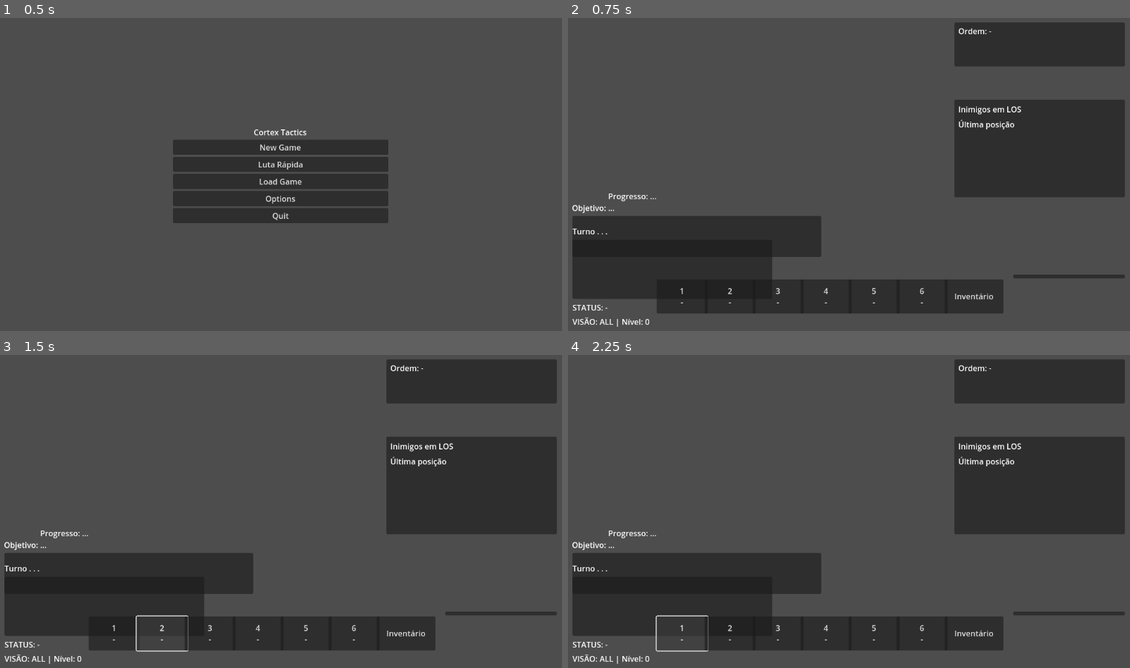
Above: before the commit, frames 1-4 (two rows, left to right).
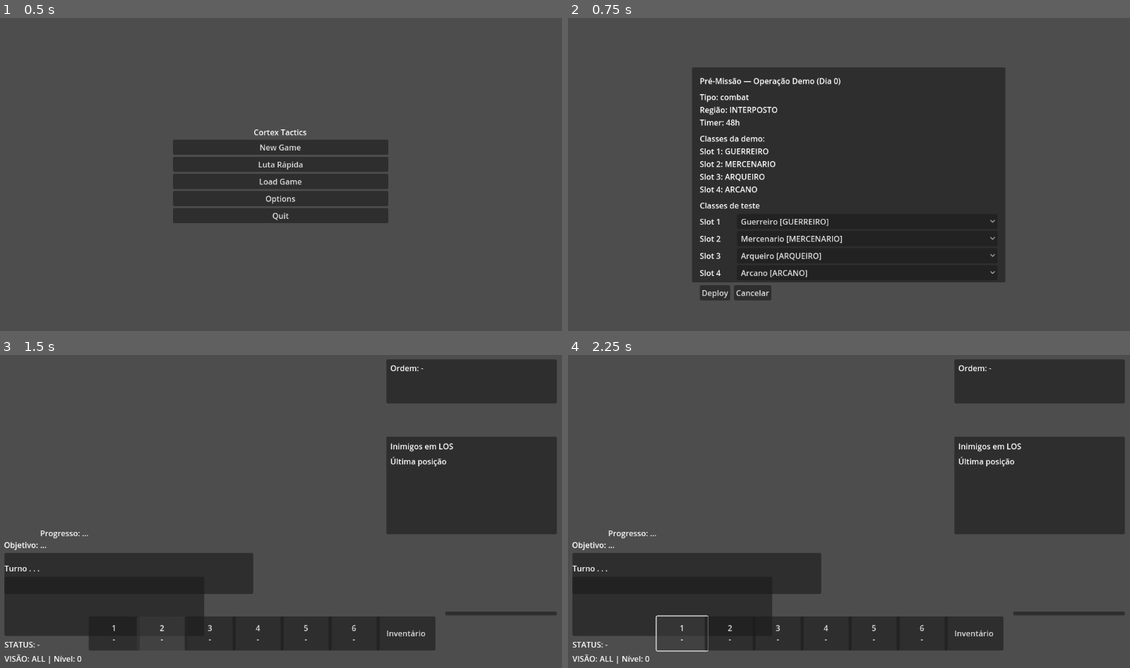
Above: after the commit, the same moments.

Repository: andrecc2507/JOGO
Game: Godot game, scene res://scene/ui/main_menu.tscn
The game is run twice, just before and just after one commit, with the same random seed, the same clock (stepped at 60 frames per second) and the same inputs. The engine's default icon, where the game draws it, is replaced by a stand-in: a white triangle on a blue panel in a dark square.
Inputs (mouse positions are in pixels of both pictures, inside the frame that each line leads up to):
- Up to frame 1 (0.5 s): no input
- Up to frame 2 (0.75 s): click "Luta Rápida" at 0.5 s
- Up to frame 3 (1.5 s): click (146, 630) at 1.25 s, where only the run after the commit has a clickable "Deploy"
- Up to frame 4 (2.25 s): click "1 -" at 2 s

Frame 1 is identical in both runs. In frame 2, 53% of the frame differs, in the area x 0-99%, y 1-99%; in frame 3, 0.1%; in frame 4, nothing differs.

Commit message:
Corrigir tipagem na seleção de classes da demo

Diff:
--- a/scene/ui/pre_mission_screen.tscn
+++ b/scene/ui/pre_mission_screen.tscn
@@ -44,6 +44,15 @@
 layout_mode = 2
 autowrap_mode = 3
 
+[node name="DemoClassSection" type="VBoxContainer" parent="Panel/Content"]
+layout_mode = 2
+visible = false
+theme_override_constants/separation = 6
+
+[node name="DemoClassTitle" type="Label" parent="Panel/Content/DemoClassSection"]
+layout_mode = 2
+text = "Classes de teste"
+
 [node name="Buttons" type="HBoxContainer" parent="Panel/Content"]
 layout_mode = 2
 theme_override_constants/separation = 8
--- a/scripts/integration/tactical_bridge.gd
+++ b/scripts/integration/tactical_bridge.gd
@@ -12,6 +12,7 @@
 
 const TACTICAL_SCENE_PATH := "res://scene/tactical_battle.tscn"
 const MACRO_SCENE_PATH := "res://scene/ui/map_screen.tscn"
+const DEMO_TEMPLATE_ID := "demo_day0_loop"
 
 var active_mission_seed: MissionSeed
 var last_result: MissionResult
@@ -28,6 +29,20 @@
 	var world_state = _get_world_state()
 	if world_state != null:
 		world_state.ensure_roster_seeded_if_empty()
+	var is_demo := String(seed.template_id) == DEMO_TEMPLATE_ID
+	var demo_classes: Array = []
+	var demo_seed := int(seed.seed)
+	if is_demo:
+		var rng := RandomNumberGenerator.new()
+		rng.randomize()
+		demo_seed = int(rng.randi())
+		if world_state != null:
+			var selection: Array = world_state.progression.get("demo_class_selection", [])
+			for entry in selection:
+				var class_id := String(entry)
+				if class_id != "":
+					demo_classes.append(class_id)
+			world_state.progression.erase("demo_class_selection")
 	var roster: Array = []
 	if world_state != null:
 		var party_ids: Array = seed.party_ids if seed.party_ids != null else []
@@ -38,13 +53,14 @@
 				continue
 			if party_ids.is_empty() or party_ids.has(String(hero.get("id", ""))):
 				roster.append(hero.duplicate(true))
-	var mission_def = _build_tactical_mission(seed, world_state)
+	var mission_def = _build_tactical_mission(seed, world_state, demo_seed, is_demo)
 	_pending_config = {
 		"mission": mission_def,
 		"roster": roster,
-		"seed": seed.seed,
+		"seed": demo_seed,
 		"mission_seed": seed,
-		"consumables": seed.consumables
+		"consumables": seed.consumables,
+		"demo_classes": demo_classes
 	}
 	var tactical := _find_tactical_controller()
 	if tactical != null:
@@ -73,27 +89,30 @@
 	var roster: Array = _pending_config.get("roster", [])
 	tactical.start_mission(_pending_config, roster)
 
-func _build_tactical_mission(seed: MissionSeed, world_state: Node) -> Dictionary:
+func _build_tactical_mission(seed: MissionSeed, world_state: Node, seed_override: int = 0, is_demo: bool = false) -> Dictionary:
 	var day_value = 1
 	if world_state != null:
 		day_value = int(world_state.day)
 	var mission_def: Dictionary = {}
 	var map_profile: Dictionary = seed.map_profile if seed.map_profile != null else {}
+	var effective_seed := seed_override if seed_override != 0 else seed.seed
 	if map_profile.is_empty():
-		var missions = MissionGeneratorRef.generate_hub_missions(seed.seed, day_value)
+		var missions = MissionGeneratorRef.generate_hub_missions(effective_seed, day_value)
 		if not missions.is_empty():
 			mission_def = missions[0].get("mission", {})
 	else:
 		var mission_type := String(seed.mission_type if seed.mission_type != "" else seed.type)
 		var difficulty := _difficulty_from_risk(int(seed.risk))
-		mission_def = MissionGeneratorRef.generate_from_seed(seed.seed, mission_type, map_profile, difficulty)
+		mission_def = MissionGeneratorRef.generate_from_seed(effective_seed, mission_type, map_profile, difficulty)
 	if map_profile.is_empty() and seed.map_id == "" and seed.biome_id != "":
 		var mission_type_fallback := String(seed.mission_type if seed.mission_type != "" else seed.type)
 		var difficulty_fallback := _difficulty_from_risk(int(seed.risk))
-		var biome_map := BiomeMapGeneratorRef.generate(seed.seed, seed.biome_id, mission_type_fallback, difficulty_fallback, {})
+		var biome_map := BiomeMapGeneratorRef.generate(effective_seed, seed.biome_id, mission_type_fallback, difficulty_fallback, {})
 		mission_def.merge(biome_map, true)
+	if is_demo:
+		mission_def["enemy_profile"] = [{"archetype": "skirmisher", "count": 3}]
 	mission_def["id"] = seed.mission_id
-	mission_def["seed"] = seed.seed
+	mission_def["seed"] = effective_seed
 	mission_def["boss_id"] = seed.boss_id
 	mission_def["type"] = seed.mission_type if seed.mission_type != "" else seed.type
 	mission_def["map_id"] = seed.map_id
--- a/scripts/tactical/tactical_controller.gd
+++ b/scripts/tactical/tactical_controller.gd
@@ -86,6 +86,7 @@
 var _dead_hero_ids: Array[String] = []
 var _mission_enemy_total: int = 0
 var _mission_seed_data: MissionSeed
+var _demo_classes: Array[String] = []
 var _stealth_active: bool = false
 var _stealth_state: String = ""
 var _stealth_predeploy_bounds := Rect2i()
@@ -653,6 +654,11 @@
 
 	_mission_roster = config.get("roster", [])
 	_mission_seed_data = config.get("mission_seed", null)
+	_demo_classes.clear()
+	for entry in config.get("demo_classes", []):
+		var class_id := String(entry)
+		if class_id != "":
+			_demo_classes.append(class_id)
 	_player_roster_ids.clear()
 	_player_roster_names.clear()
 	_dead_hero_ids.clear()
@@ -777,6 +783,7 @@
 	_mission_consumables.clear()
 	_consumables_used.clear()
 	_item_used_this_turn = false
+	_demo_classes.clear()
 	_stealth_active = false
 	_stealth_state = ""
 	_predeploy_units.clear()
@@ -823,7 +830,9 @@
 	var player_spawns: Array = mission.get("player_spawns", [])
 	var enemy_spawns: Array = mission.get("enemy_spawns", [])
 	var player_count = max(2, player_spawns.size())
-	if not _mission_roster.is_empty():
+	if not _demo_classes.is_empty():
+		player_count = _demo_classes.size()
+	elif not _mission_roster.is_empty():
 		player_count = _mission_roster.size()
 	var enemy_profile: Array = mission.get("enemy_profile", [])
 	var enemy_count = max(3, enemy_spawns.size())
@@ -844,7 +853,9 @@
 	for i in range(player_count):
 		var cell: Vector2i = _spawn_cell_for_player(i, player_spawns)
 		var u: Unit
-		if not _mission_roster.is_empty():
+		if not _demo_classes.is_empty():
+			u = _make_player_unit_from_class(_demo_classes[i], i)
+		elif not _mission_roster.is_empty():
 			u = _make_player_unit_from_roster(_mission_roster[i])
 		else:
 			u = _make_player_unit(i)
@@ -944,6 +955,28 @@
 	if _global_pa_bonus != 0:
 		u.pa_max = max(1, u.pa_max + _global_pa_bonus)
 	var kit_id = "ranger" if idx == 0 else "vanguard"
+	u.abilities = _kit_for_id(kit_id)
+	if not _player_roster_ids.has(u.hero_id):
+		_player_roster_ids.append(u.hero_id)
+		_player_roster_names[u.hero_id] = u.unit_name
+	return u
+
+func _make_player_unit_from_class(class_id: String, idx: int) -> Unit:
+	var u: Unit = unit_scene.instantiate()
+	u.team = 0
+	var classes_db := RPGClassesRef.new()
+	var normalized_id := class_id.strip_edges().to_upper()
+	var class_def: Dictionary = classes_db.get_class_data(normalized_id)
+	if class_def.is_empty():
+		normalized_id = "GUERREIRO"
+		class_def = classes_db.get_class_data(normalized_id)
+	u.apply_class(normalized_id)
+	u.hero_id = "demo_%02d" % (idx + 1)
+	var label := String(class_def.get("label", normalized_id))
+	u.unit_name = "Demo %s" % label
+	if _global_pa_bonus != 0:
+		u.pa_max = max(1, u.pa_max + _global_pa_bonus)
+	var kit_id := String(class_def.get("kit_id", "vanguard"))
 	u.abilities = _kit_for_id(kit_id)
 	if not _player_roster_ids.has(u.hero_id):
 		_player_roster_ids.append(u.hero_id)
@@ -6340,7 +6373,8 @@
 	var base = [
 		Vector2i(1, map_h - 2),
 		Vector2i(2, map_h - 3),
-		Vector2i(1, map_h - 4)
+		Vector2i(1, map_h - 4),
+		Vector2i(2, map_h - 5)
 	]
 	return base[min(idx, base.size() - 1)]
 
--- a/scripts/ui/main_menu.gd
+++ b/scripts/ui/main_menu.gd
@@ -9,6 +9,7 @@
 const SettingsRef := preload("res://scripts/core/settings.gd")
 
 const MAP_SCENE := "res://scene/ui/map_screen.tscn"
+const PRE_MISSION_SCREEN_SCENE := "res://scene/ui/pre_mission_screen.tscn"
 
 @onready var new_game_button: Button = $MainLayout/ButtonContainer/NewGameButton
 @onready var quick_fight_button: Button = $MainLayout/ButtonContainer/QuickFightButton
@@ -100,13 +101,9 @@
 	if card.is_empty():
 		push_warning("Nenhuma missão disponível para teste.")
 		return
-	var mission_seed = world_state.build_mission_seed(card)
-	var bridge = get_tree().get_first_node_in_group("tactical_bridge")
-	if bridge != null and bridge.has_method("start_mission"):
-		world_state.progression["pending_mission_id"] = String(card.get("mission_id", ""))
-		bridge.start_mission(mission_seed)
-	else:
-		push_warning("TacticalBridge não encontrado.")
+	world_state.progression["pending_mission_card"] = card.duplicate(true)
+	world_state.progression["pending_mission_action"] = "DO"
+	get_tree().change_scene_to_file(PRE_MISSION_SCREEN_SCENE)
 
 func _on_load_game_pressed() -> void:
 	load_panel.visible = true
--- a/scripts/ui/pre_mission_screen.gd
+++ b/scripts/ui/pre_mission_screen.gd
@@ -1,15 +1,21 @@
 extends Control
 
 const MAP_SCREEN_SCENE := "res://scene/ui/map_screen.tscn"
+const RPGClassesRef := preload("res://scripts/rpg/classes_db.gd")
+const DEMO_TEMPLATE_ID := "demo_day0_loop"
 
 @onready var title_label: Label = $Panel/Content/TitleLabel
 @onready var details_label: Label = $Panel/Content/DetailsLabel
 @onready var party_label: Label = $Panel/Content/PartyLabel
+@onready var demo_class_section: VBoxContainer = $Panel/Content/DemoClassSection
 @onready var deploy_button: Button = $Panel/Content/Buttons/DeployButton
 @onready var cancel_button: Button = $Panel/Content/Buttons/CancelButton
 
 var world_state: Node
 var _card: Dictionary = {}
+var _is_demo_mission := false
+var _demo_class_ids: Array[String] = []
+var _demo_class_selectors: Array[OptionButton] = []
 
 func _ready() -> void:
 	world_state = get_tree().get_first_node_in_group("world_state")
@@ -25,6 +31,7 @@
 		details_label.text = "Nenhuma missão selecionada."
 		deploy_button.disabled = true
 		return
+	_is_demo_mission = String(_card.get("template_id", "")) == DEMO_TEMPLATE_ID
 	var template := _template_for_id(String(_card.get("template_id", "")))
 	var mission_name := String(template.get("name", "Missão"))
 	var mission_type := String(_card.get("mission_type", _card.get("type", "")))
@@ -33,10 +40,23 @@
 	var hours_left := int(ceil(float(timer_minutes) / 60.0))
 	title_label.text = "Pré-Missão — %s" % mission_name
 	details_label.text = "Tipo: %s\nRegião: %s\nTimer: %dh" % [mission_type, region_id, hours_left]
+	_setup_demo_class_section()
 	_refresh_party()
 
 func _refresh_party() -> void:
 	if world_state == null:
+		return
+	if _is_demo_mission:
+		var selections := _collect_demo_class_selection()
+		var lines: Array[String] = []
+		for i in range(selections.size()):
+			lines.append("Slot %d: %s" % [i + 1, selections[i]])
+		if lines.is_empty():
+			party_label.text = "Escolha as classes da demo."
+			deploy_button.disabled = true
+		else:
+			party_label.text = "Classes da demo:\n" + "\n".join(lines)
+			deploy_button.disabled = false
 		return
 	var lines: Array[String] = []
 	var party_ids: Array = world_state.active_party_ids
@@ -57,6 +77,11 @@
 func _on_deploy_pressed() -> void:
 	if world_state == null or _card.is_empty():
 		return
+	if _is_demo_mission:
+		var selections := _collect_demo_class_selection()
+		if selections.is_empty():
+			return
+		world_state.progression["demo_class_selection"] = selections
 	var seed = world_state.build_mission_seed(_card)
 	world_state.progression["pending_mission_id"] = String(_card.get("mission_id", ""))
 	world_state.progression.erase("pending_mission_card")
@@ -71,6 +96,7 @@
 	if world_state != null:
 		world_state.progression.erase("pending_mission_card")
 		world_state.progression.erase("pending_mission_action")
+		world_state.progression.erase("demo_class_selection")
 	get_tree().change_scene_to_file(MAP_SCREEN_SCENE)
 
 func _template_for_id(template_id: String) -> Dictionary:
@@ -80,3 +106,95 @@
 		if String(template.get("id", "")) == template_id:
 			return template
 	return {}
+
+func _setup_demo_class_section() -> void:
+	if demo_class_section == null:
+		return
+	if not _is_demo_mission:
+		demo_class_section.visible = false
+		return
+	demo_class_section.visible = true
+	var class_list := demo_class_section.get_node_or_null("ClassList") as VBoxContainer
+	if class_list == null:
+		class_list = VBoxContainer.new()
+		class_list.name = "ClassList"
+		class_list.add_theme_constant_override("separation", 4)
+		demo_class_section.add_child(class_list)
+	for child in class_list.get_children():
+		child.queue_free()
+	_demo_class_selectors.clear()
+	_demo_class_ids = _load_demo_class_ids()
+	var default_order: Array[String] = ["GUERREIRO", "MERCENARIO", "ARQUEIRO", "ARCANO"]
+	for i in range(4):
+		var row := HBoxContainer.new()
+		row.add_theme_constant_override("separation", 6)
+		var label := Label.new()
+		label.text = "Slot %d" % (i + 1)
+		label.custom_minimum_size = Vector2(70, 0)
+		var selector := OptionButton.new()
+		selector.size_flags_horizontal = Control.SIZE_EXPAND_FILL
+		for class_id in _demo_class_ids:
+			var class_label := _label_for_class_id(class_id)
+			var item_index := selector.item_count
+			selector.add_item(class_label)
+			selector.set_item_metadata(item_index, class_id)
+		var default_id: String = ""
+		if i < default_order.size():
+			default_id = default_order[i]
+		_select_option_by_class_id(selector, default_id)
+		selector.item_selected.connect(_on_demo_class_changed)
+		row.add_child(label)
+		row.add_child(selector)
+		class_list.add_child(row)
+		_demo_class_selectors.append(selector)
+
+func _load_demo_class_ids() -> Array[String]:
+	var classes_db := RPGClassesRef.new()
+	var all_classes: Dictionary = classes_db.get_all_class_data()
+	var entries: Array = []
+	for class_id in all_classes.keys():
+		var def: Dictionary = all_classes[class_id]
+		entries.append({
+			"id": String(class_id),
+			"label": String(def.get("label", class_id))
+		})
+	entries.sort_custom(func(a, b): return String(a.get("label", "")).casecmp_to(String(b.get("label", ""))) < 0)
+	var ids: Array[String] = []
+	for entry in entries:
+		ids.append(String(entry.get("id", "")))
+	return ids
+
+func _label_for_class_id(class_id: String) -> String:
+	var classes_db := RPGClassesRef.new()
+	var def: Dictionary = classes_db.get_class_data(class_id)
+	var label := String(def.get("label", class_id))
+	if label == "":
+		label = class_id
+	return "%s [%s]" % [label, class_id]
+
+func _select_option_by_class_id(selector: OptionButton, class_id: String) -> void:
+	if selector == null:
+		return
+	if class_id == "":
+		selector.select(0)
+		return
+	for i in range(selector.item_count):
+		if String(selector.get_item_metadata(i)) == class_id:
+			selector.select(i)
+			return
+	selector.select(0)
+
+func _collect_demo_class_selection() -> Array[String]:
+	var selections: Array[String] = []
+	for selector in _demo_class_selectors:
+		if selector == null:
+			continue
+		var idx := selector.selected
+		var class_id := String(selector.get_item_metadata(idx))
+		if class_id == "":
+			class_id = String(selector.get_item_text(idx))
+		selections.append(class_id)
+	return selections
+
+func _on_demo_class_changed(_idx: int) -> void:
+	_refresh_party()
